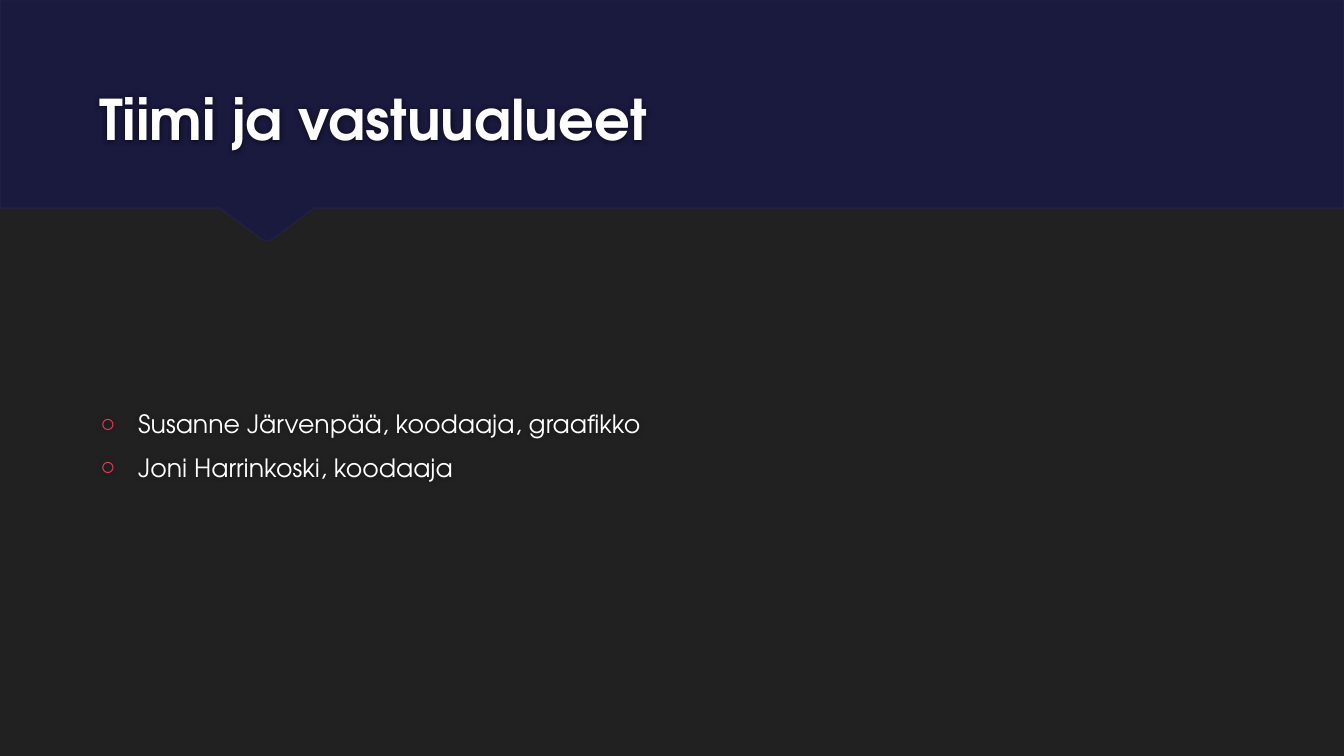
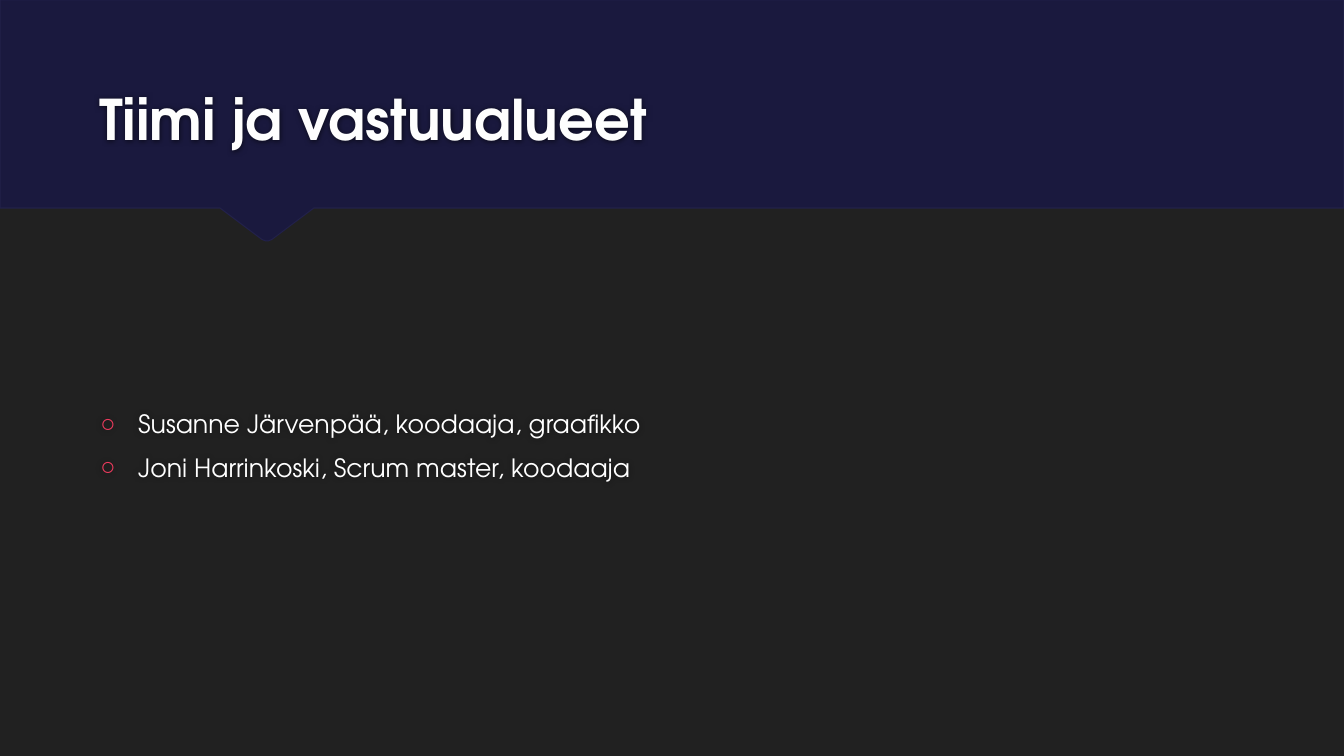
Before and after one commit to Vilserio/Musicplayer, a slide deck: slide 2 of Projektin x loppuraportti 2022 Windows ohjelmointi.pptx. Drawn at 1344x756 pixels with LibreOffice and Linux fonts; fonts in the diff are those of the drawing. Boxes give left, top, right and bottom in pixels: in the first picture for what was removed or moved away, otherwise in the second. Text is boxed around its words. In the diff, an @@ line names an element or a change of style, - is before the commit and + after.

```diff
--- a/Projektin x loppuraportti 2022 Windows ohjelmointi.pptx
+++ b/Projektin x loppuraportti 2022 Windows ohjelmointi.pptx
@@ text at (138, 458, 630, 482): text changed @@
-○ Joni Harrinkoski, koodaaja
+○ Joni Harrinkoski, Scrum master, koodaaja
```
Also in this commit, not shown: 4 other slides changed.
